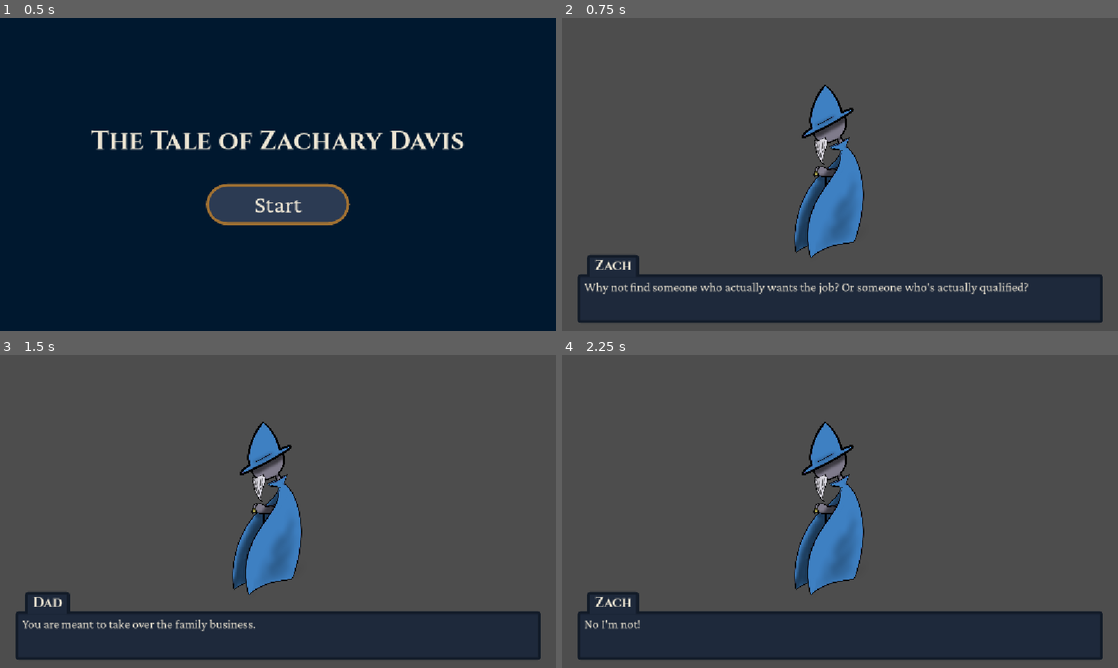
Above: before the commit, frames 1-4 (two rows, left to right).
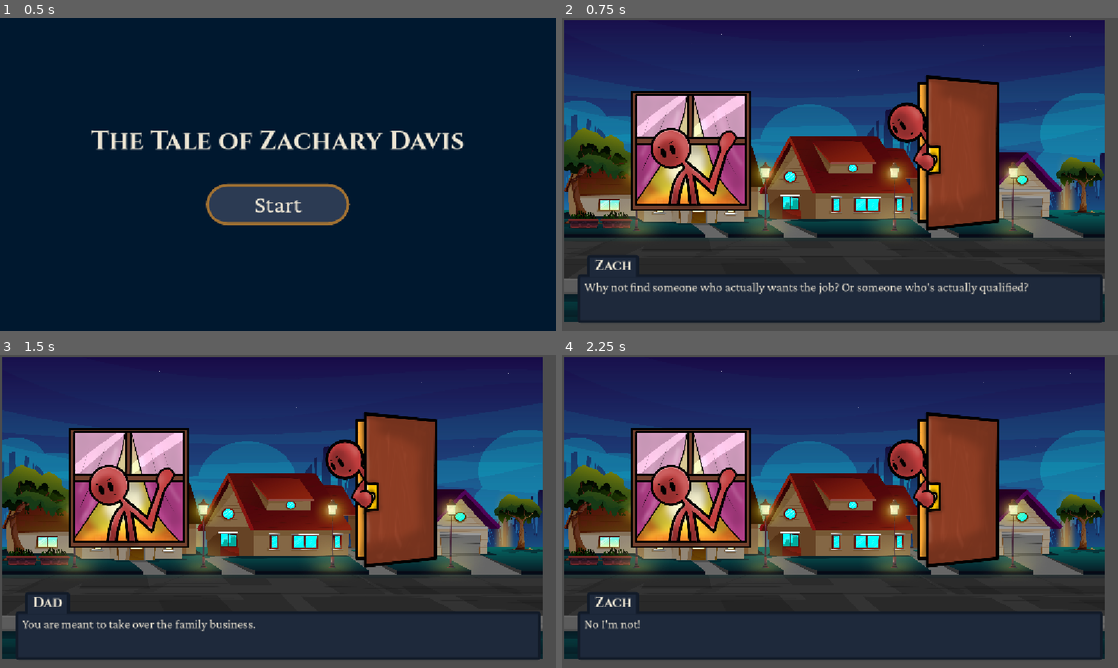
Above: after the commit, the same moments.

Repository: Juicy-J02/CYOA
Game: Godot game, scene res://Scenes/StartScreen.tscn
Two runs of this game, one before a commit and one after it. Both use one fixed random seed, a clock stepped at 60 frames per second and the inputs below.
Inputs (mouse positions are in pixels of both pictures, inside the frame that each line leads up to):
- Up to frame 1 (0.5 s): no input
- Up to frame 2 (0.75 s): click "Start" at 0.5 s
- Up to frame 3 (1.5 s): tap Enter at 1.25 s; move the mouse to (400, 495) at 1.27 s; click (400, 495) at 1.42 s
- Up to frame 4 (2.25 s): tap Space at 2 s; drag from (728, 527) to (812, 574) at 2.02 s

Frame 1 is identical in both runs. In frame 2, 78% of the frame differs, in the area x 0-98%, y 0-98%; in frame 3, 78%; in frame 4, 78%.

Commit message:
prettied main for demo

Diff:
--- a/Scenes/Main.tscn
+++ b/Scenes/Main.tscn
@@ -3,6 +3,9 @@
 [ext_resource type="Script" uid="uid://c814w2ng3lnue" path="res://Scripts/main.gd" id="1_rgh2o"]
 [ext_resource type="Script" uid="uid://bkdmx26wcdwo0" path="res://Scripts/ui.gd" id="2_kln2b"]
 [ext_resource type="Texture2D" uid="uid://blt8cno6dcdka" path="res://Assets/Characters/narrator.png" id="2_rgh2o"]
+[ext_resource type="Texture2D" uid="uid://b8fspsrrux6vf" path="res://Assets/Backgrounds/House.jpg" id="3_rgh2o"]
+[ext_resource type="Texture2D" uid="uid://djeaq72ao4gmx" path="res://Assets/Scenes/out_window.png" id="4_v1gob"]
+[ext_resource type="Texture2D" uid="uid://dh7873l80kqyl" path="res://Assets/Scenes/out_door.png" id="5_jw32o"]
 
 [node name="Main" type="Node" unique_id=144984912]
 script = ExtResource("1_rgh2o")
@@ -10,9 +13,24 @@
 [node name="World" type="Node2D" parent="." unique_id=2079954554]
 
 [node name="Narrator" type="Sprite2D" parent="World" unique_id=2009096635]
-position = Vector2(574, 360)
+position = Vector2(-512, 322.99997)
 scale = Vector2(0.3979167, 0.3979167)
 texture = ExtResource("2_rgh2o")
+
+[node name="House" type="Sprite2D" parent="World" unique_id=105662052]
+position = Vector2(565, 317)
+scale = Vector2(0.17928004, 0.14992802)
+texture = ExtResource("3_rgh2o")
+
+[node name="OutWindow" type="Sprite2D" parent="World" unique_id=2015712683]
+position = Vector2(282, 290)
+scale = Vector2(0.41, 0.41)
+texture = ExtResource("4_v1gob")
+
+[node name="OutDoor" type="Sprite2D" parent="World" unique_id=1717016425]
+position = Vector2(844, 296)
+scale = Vector2(0.4454167, 0.4583333)
+texture = ExtResource("5_jw32o")
 
 [node name="UI" type="CanvasLayer" parent="." unique_id=557614795]
 script = ExtResource("2_kln2b")
